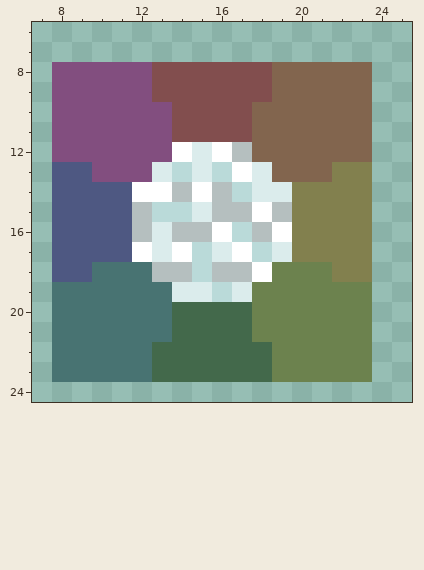
A pixel-art sprite gets an edit: src/main/resources/assets/unofficial-monumenta-mod/textures/abilities/prismatic/disco_ball.png. The picture above was drawn from the file before the commit.
The file is 32x32 pixels. Shown: x 7..25, y 6..24.
The result:
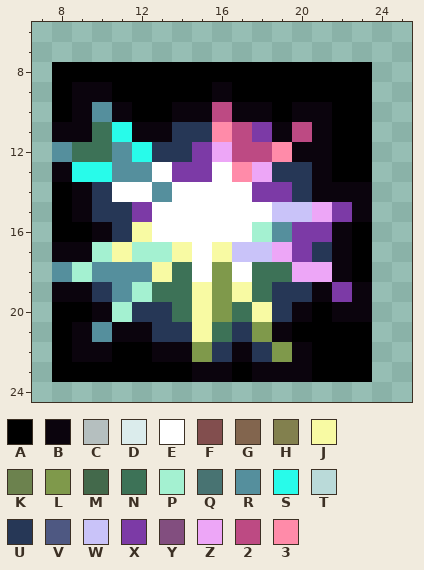
Palette (. is transparent): A #000000  B #0b040d  C #b5bfbf  D #dbecec  E #ffffff  F #824e4e  G #82654e  H #82804e  J #f8faa3  K #6c824e  L #7f994b  M #43694b  N #3d7257  P #a4f1d1  Q #487372  R #558f9d  S #28fbea  T #badad9  U #263756  V #4e5882  W #c9c3f9  X #7c3aa6  Y #824e7f  Z #eda6f7  2 #bd4a83  3 #ff8ba9
The edit:
Changed rows in their new state; - is an unchanged pixel.
first column x 8:
 8 AAAAAAAAAAAAAAAA
 9 ABBAAAAABAAAAAAA
10 ABRBAABB2BBABBAA
11 BBNSBBUU32XB2BAA
12 RNNRSUUXZ223BBAA
13 BSSRREXXE3ZUUBAA
14 ABUE-RE-EEXXUBBB
15 ABUUXEEEEE-WWZXB
16 AABUJEEE-EPRXXBA
17 BBPJPPJEJWWZXUBA
18 RPRRRJNELENNZZBA
19 BBURPNNJLJNUUBXB
20 AABPUUNJLNJUBABB
21 ABRBBUUJNULBAAAA
22 ABBAABBLUBULBAAA
23 AAAAAAABBABBBAAA
Boxes around the changes in both pictures, in picture pixels (x1, y1, x2, y2):
changed: (52, 62, 372, 382)
